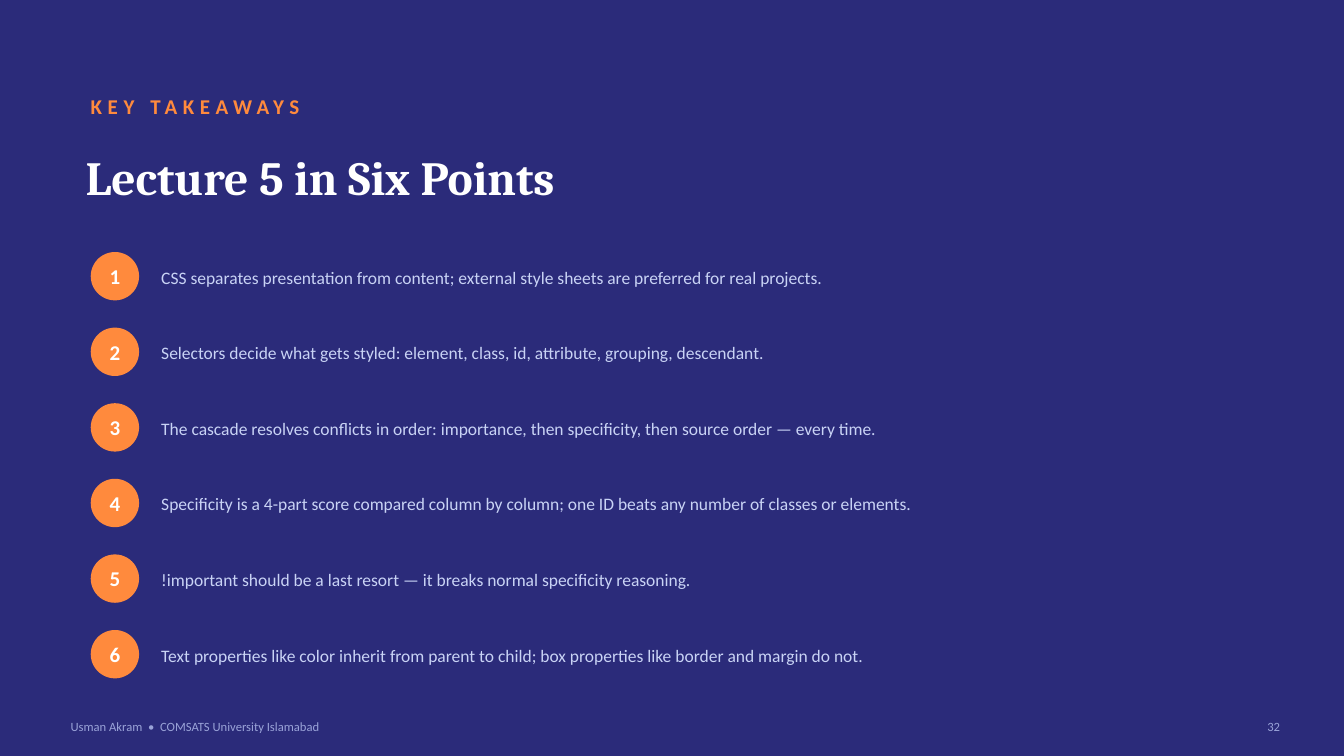
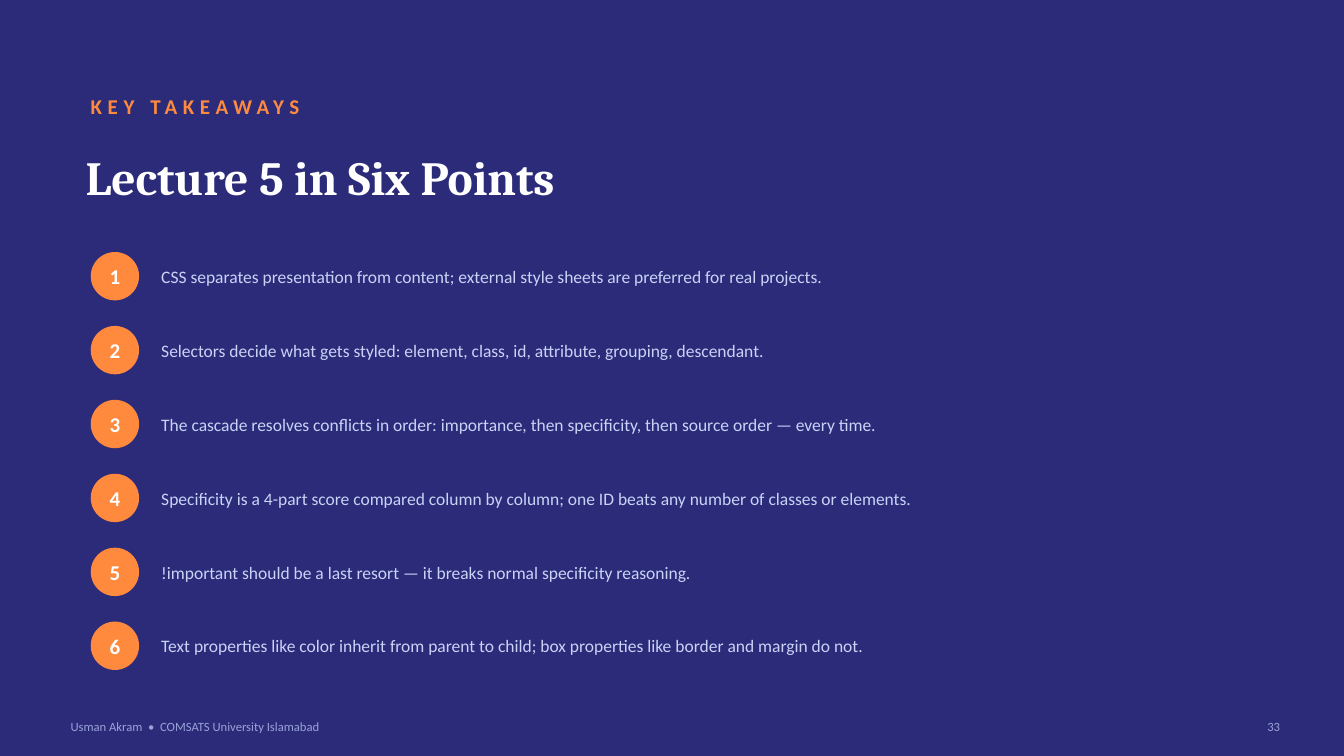
Before and after one commit to mua22/mern-web-book, a slide deck: slide 33 of slides/CSC336-Lecture-05-CSS-Fundamentals.pptx (slide 32 before the commit). Drawn at 1344x756 pixels with LibreOffice and Linux fonts; fonts in the diff are those of the drawing. Boxes give left, top, right and bottom in pixels: in the first picture for what was removed or moved away, otherwise in the second. Text is boxed around its words. In the diff, an @@ line names an element or a change of style, - is before the commit and + after.

```diff
--- a/slides/CSC336-Lecture-05-CSS-Fundamentals.pptx
+++ b/slides/CSC336-Lecture-05-CSS-Fundamentals.pptx
@@ 4 texts, 1 ellipse: place and size @@
-4 texts, 1 ellipse at (91,423,911,589)
+4 texts, 1 ellipse at (91,419,911,582)
@@ 3 texts, 2 ellipses: place and size @@
-3 texts, 2 ellipses at (91,555,863,679)
+3 texts, 2 ellipses at (91,547,863,670)
```
Also in this commit, not shown: 9 other slides changed, 1 slide added, 6 other files.
